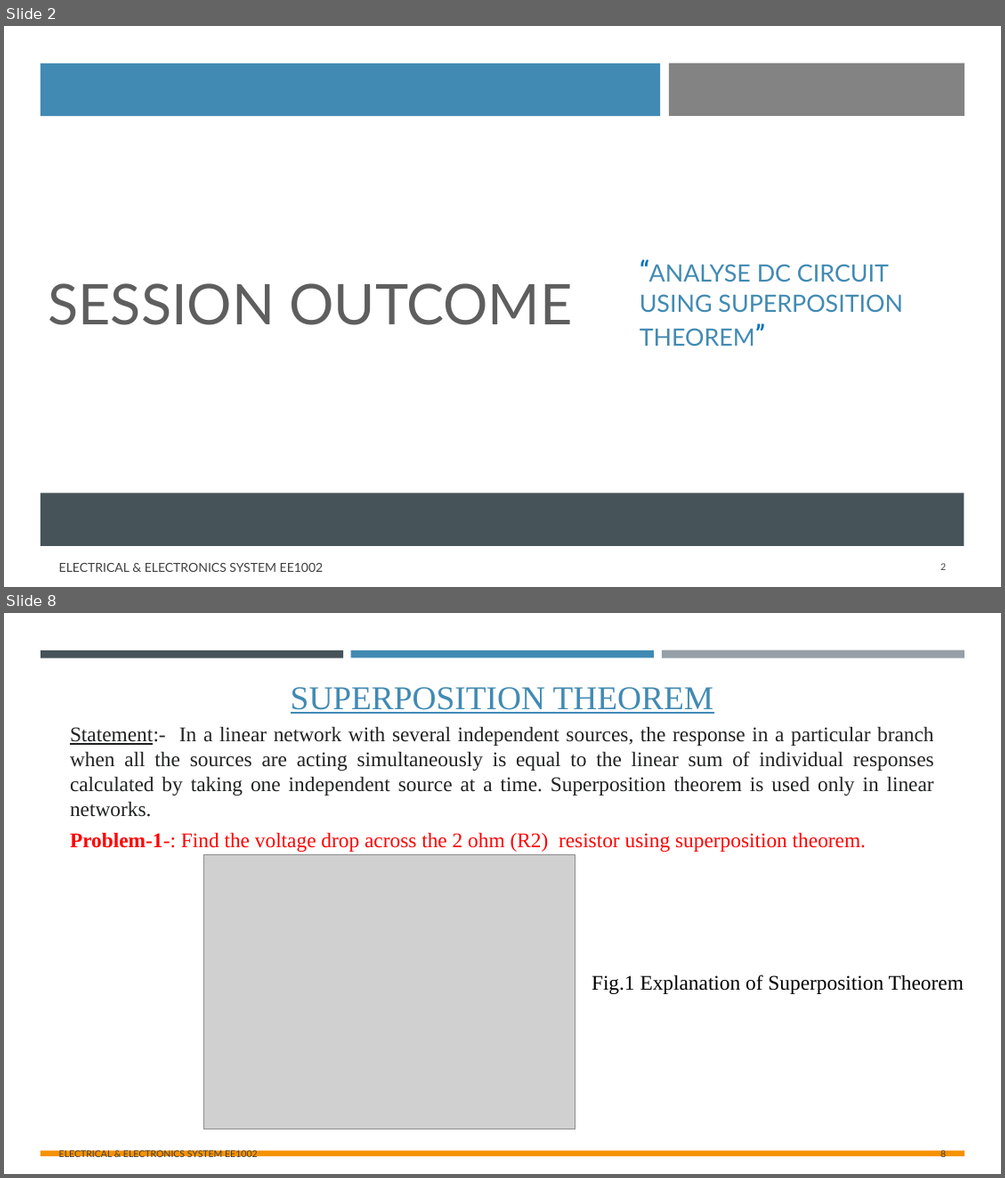
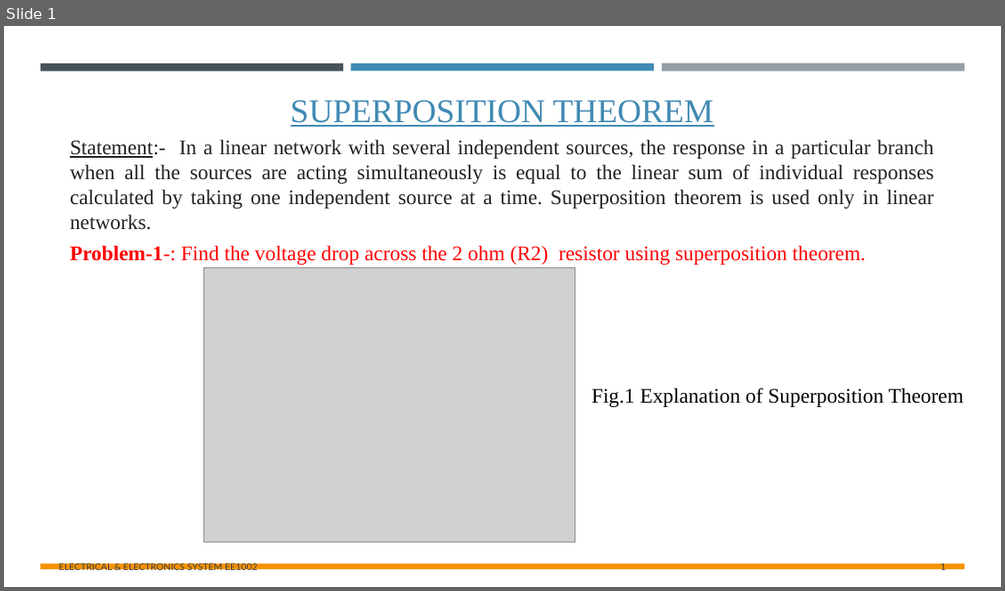
Before and after one commit to viktorexe/Chemistry-Cycle, a slide deck: EES/L9 Superposition Theorem.pptx. Shown one above the other, each under a label of ours: slides 2 and 8 before the commit, slide 1 after it; the slides between them are not shown. The pictures are 1005x1178 and 1005x591 pixels, drawn with LibreOffice and Linux fonts; fonts in the diff are those of the drawing; grey boxes stand for pictures. Boxes give left, top, right and bottom in pixels: in the first picture for what was removed or moved away, otherwise in the second. Text is boxed around its words. In the diff, an @@ line names an element or a change of style, - is before the commit and + after.

```diff
--- a/EES/L9 Superposition Theorem.pptx
+++ b/EES/L9 Superposition Theorem.pptx
@@ slide 2 removed at bbox=[4, 26, 1001, 587], background #FFFFFF @@
@@ rectangle removed at bbox=[4, 26, 1001, 587] @@
@@ rectangle removed at bbox=[40, 63, 661, 116] @@
@@ rectangle removed at bbox=[669, 63, 964, 117] @@
@@ subtitle removed at bbox=[639, 264, 903, 346] @@
-“ANALYSE DC CIRCUIT USING SUPERPOSITION THEOREM”
@@ title removed at bbox=[48, 283, 572, 325] @@
-SESSION OUTCOME
@@ rectangle removed at bbox=[40, 492, 964, 546] @@
@@ text removed at bbox=[59, 563, 324, 572] @@
-ELECTRICAL & ELECTRONICS SYSTEM EE1002
@@ page number removed at bbox=[940, 563, 946, 570] @@
-2
@@ what was slide 8 is now slide 1 @@
@@ page number at bbox=[940, 562, 946, 572]: text changed @@
-8
+1
```
Also in this commit, not shown: 6 other slides removed, 17 other files.
